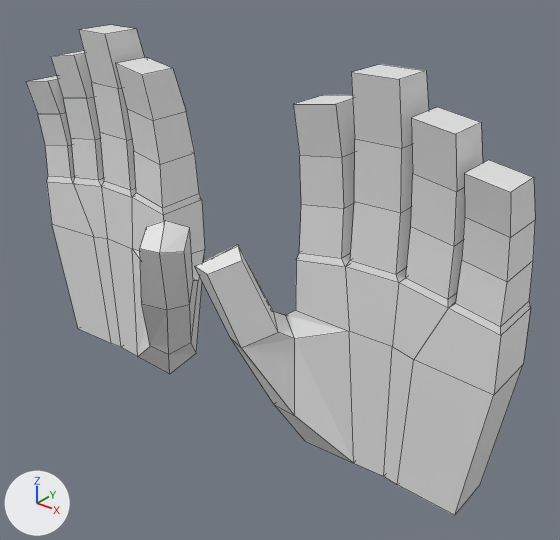
A saved change to the Blender file Other/Blender/Hands.blend.
Rendered twice from a 50 mm camera at (0.278, -0.319, 0.294) aimed at (0.029, -0.007, 0.1). Lighting does not change. The marker at lower left points along +X, +Y and +Z. The older version comes first. Mesh edges are drawn as thin lines. The same objects are shown in both versions, whatever each file hides.

The scene before the commit, as lines of its bpy script (objects in view):
```python
mat_material = principled_material('Material')
mat_material.base_color = (0.8, 0.8, 0.8)  # white #e7e7e7
me_cube_003 = bpy.data.meshes.new('Cube.003')
me_cube_003.from_pydata(...)  # 224 vertices, 220 faces; spans x -0.168..0.168, y -0.063..0.016, z 0.0..0.222
me_cube_003.materials.append(mat_material)  # white #e7e7e7
ob_hand_003 = bpy.data.objects.new('Hand.003', me_cube_003)
ob_hand_003.location = (0.0, 0.0, 0.0)
```
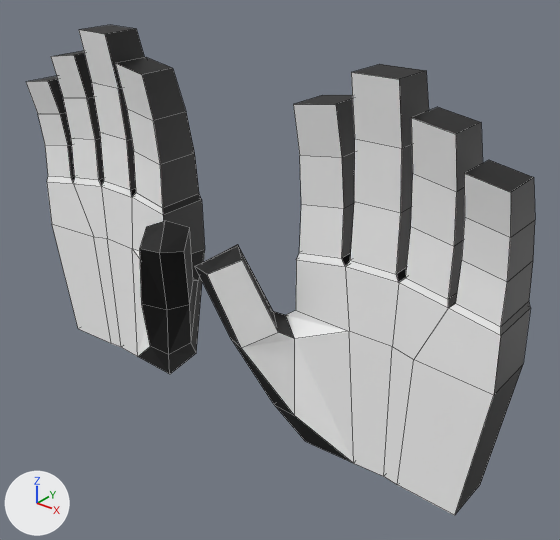
Changed parts and their boxes (x1, y1, x2, y2) in the pictures (560 x 540 px):
'Hand.003', surface changed
    both: (26, 25, 535, 515)

The change in detail:
Picture 'Glove_Tex.png' (img_glove_tex_png) is new.
In material 'Material' (mat_material), base_color is no longer (0.8, 0.8, 0.8), white #e7e7e7.
In material 'Material' (mat_material), texture is now set to img_glove_tex_png.
me_cube_003 has 224 vertices, 220 faces and spans x -0.168..0.168, y -0.063..0.016, z 0.0..0.222.
me_cube_003 is used by ob_hand_003; location (0.0, 0.0, 0.0).
me_cube_003 part 1: texture (UV) coordinates of 220 of 220 faces, centred in x -0.167..0.167, y -0.055..0.016, z 0.0..0.222, changed; they spanned u 0.12..0.88, v 0.0..1.0 and now span u 0.0..0.98, v 0.0..1.0.
